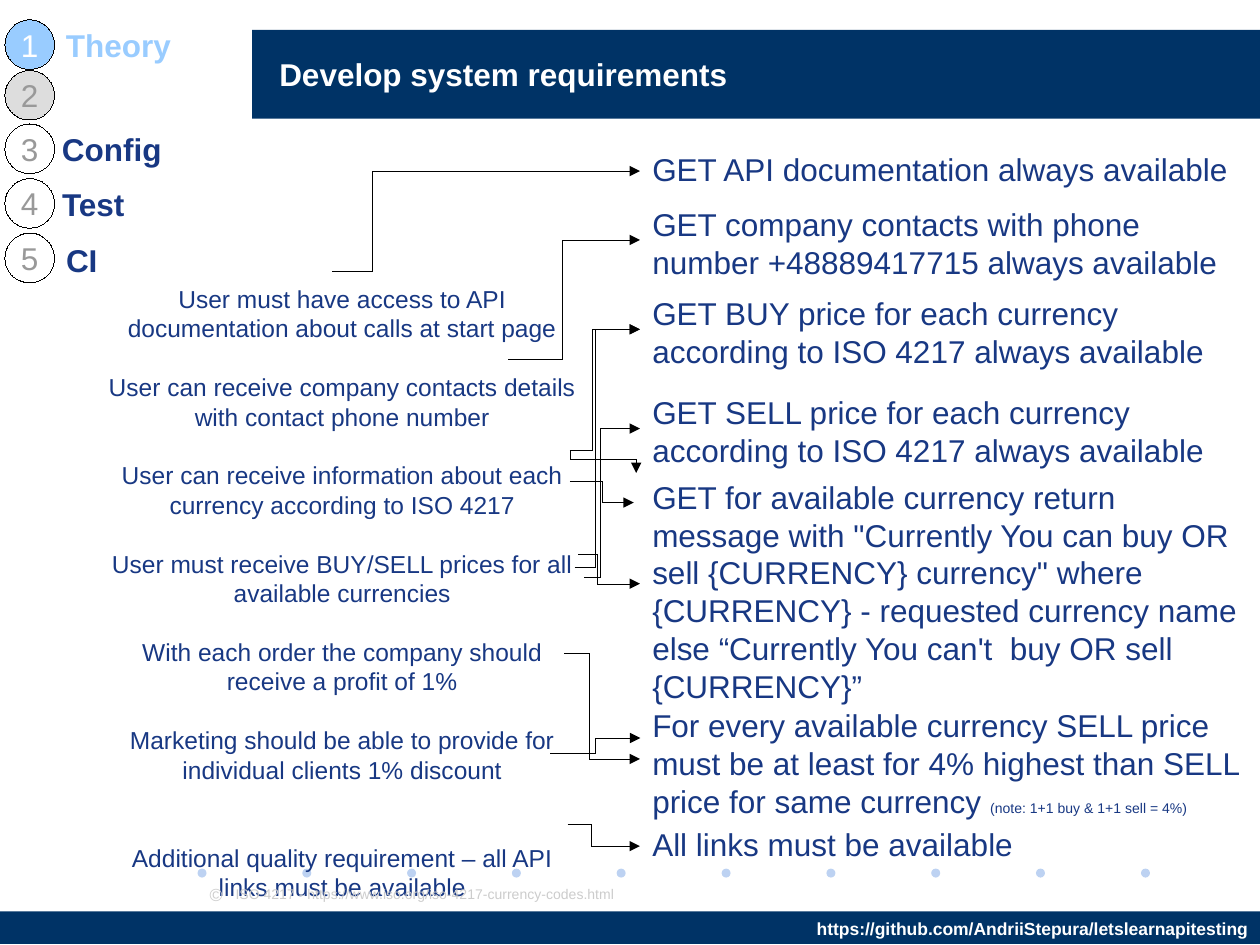
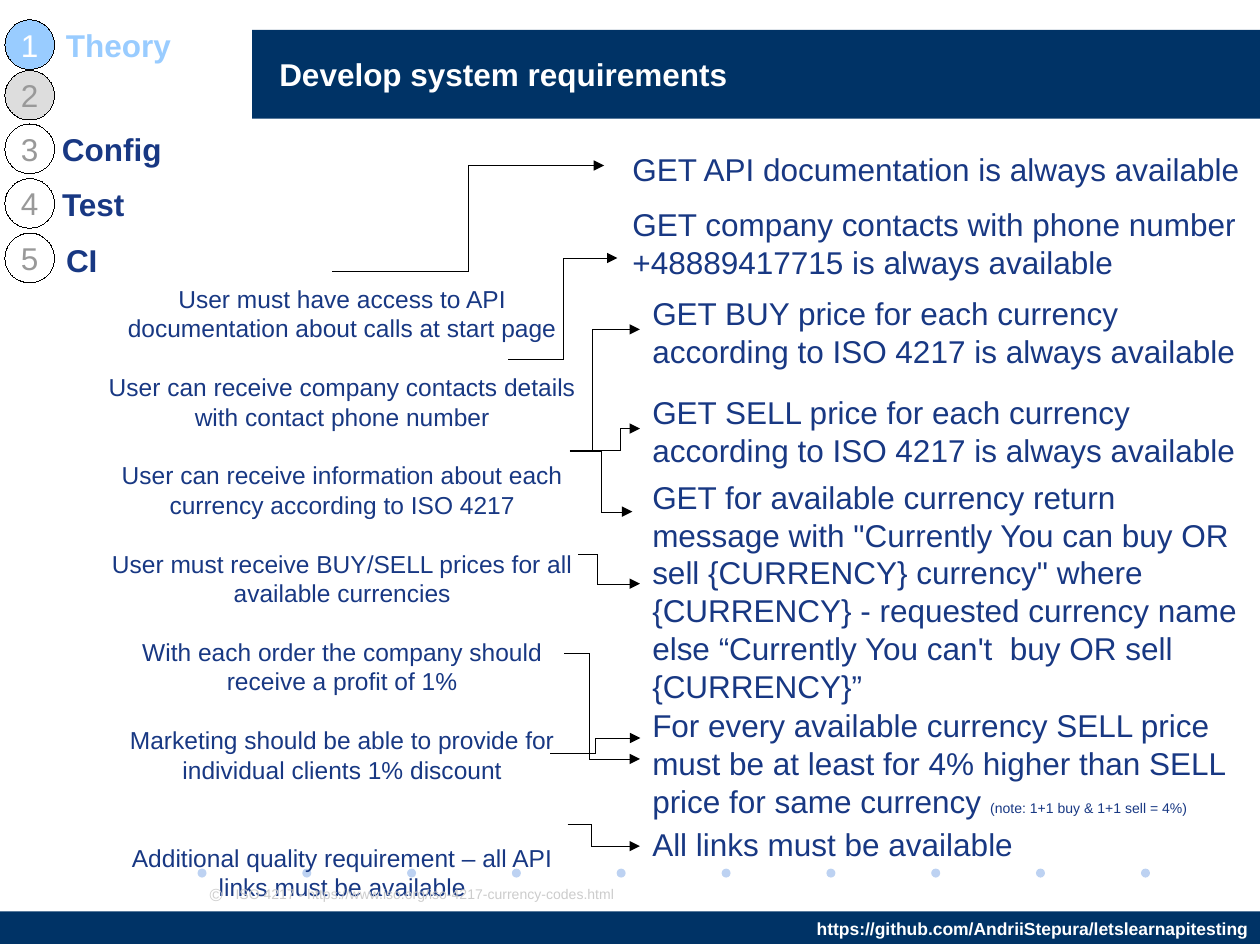
Before and after one commit to AndriiStepura/letslearnapitesting, a slide deck: slide 10 of StartTestingApiWithPostman.odp. Drawn at 1260x945 pixels with LibreOffice and Linux fonts; fonts in the diff are those of the drawing; background and template pictures are left out. Boxes give left, top, right and bottom in pixels: in the first picture for what was removed or moved away, otherwise in the second. Text is boxed around its words. In the diff, an @@ line names an element or a change of style, - is before the commit and + after.

Commit message:
James Wafer – Translation and grammar review https://www.linkedin.com/in/james-wafer-44712165/

```diff
--- a/StartTestingApiWithPostman.odp
+++ b/StartTestingApiWithPostman.odp
@@ elbow arrow moved from (333, 271) - (640, 171) to (333, 271) - (604, 165) @@
@@ text at <box>632,158,1239,187</box>: text changed @@
-GET API documentation always available
+GET API documentation is always available
@@ text at <box>632,213,1236,280</box>: text changed @@
-GET company contacts with phone number +48889417715 always available
+GET company contacts with phone number +48889417715 is always available
@@ elbow arrow moved from (509, 359) - (640, 241) to (509, 359) - (617, 258) @@
@@ elbow arrow removed from (575, 567) to (640, 329) @@
@@ text at <box>652,302,1235,369</box>: text changed @@
-GET BUY price for each currency according to ISO 4217 always available
+GET BUY price for each currency according to ISO 4217 is always available
@@ text at <box>652,401,1235,468</box>: text changed @@
-GET SELL price for each currency according to ISO 4217 always available
+GET SELL price for each currency according to ISO 4217 is always available
@@ elbow arrow moved from (570, 451) - (636, 472) to (570, 451) - (640, 428) @@
@@ elbow arrow removed from (585, 577) to (640, 428) @@
@@ elbow arrow moved from (570, 481) - (634, 503) to (570, 451) - (633, 512) @@
@@ text at <box>652,714,1226,819</box>: text changed @@
-For every available currency SELL price must be at least for 4% highest than SELL price for same currency (note: 1+1 buy & 1+1 sell = 4%)
+For every available currency SELL price must be at least for 4% higher than SELL price for same currency (note: 1+1 buy & 1+1 sell = 4%)
```
Also in this commit, not shown: 22 other slides changed.
